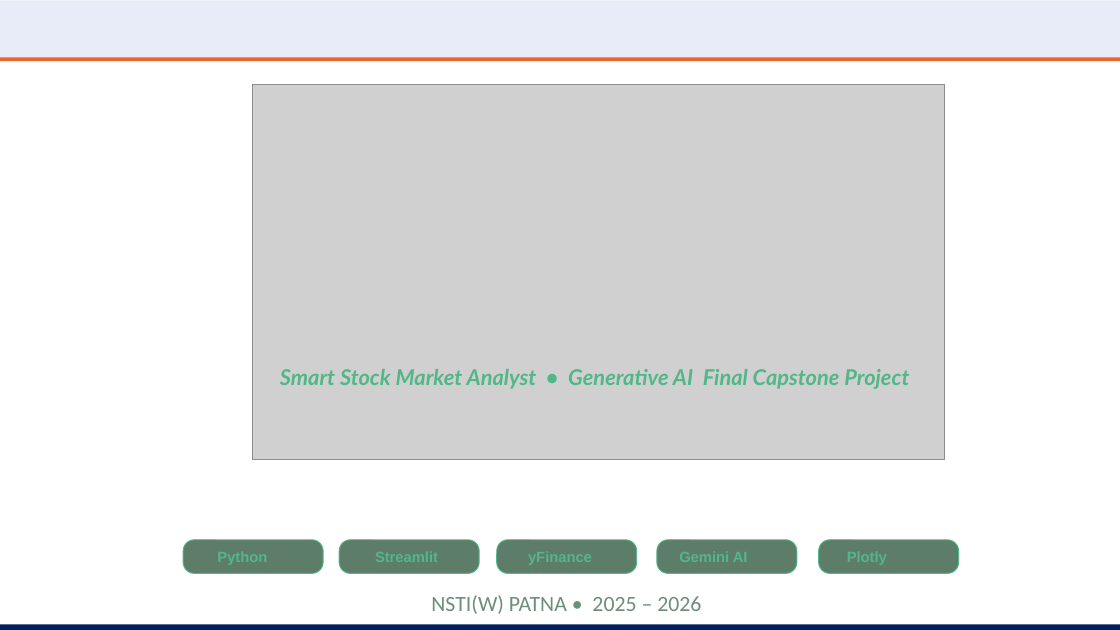
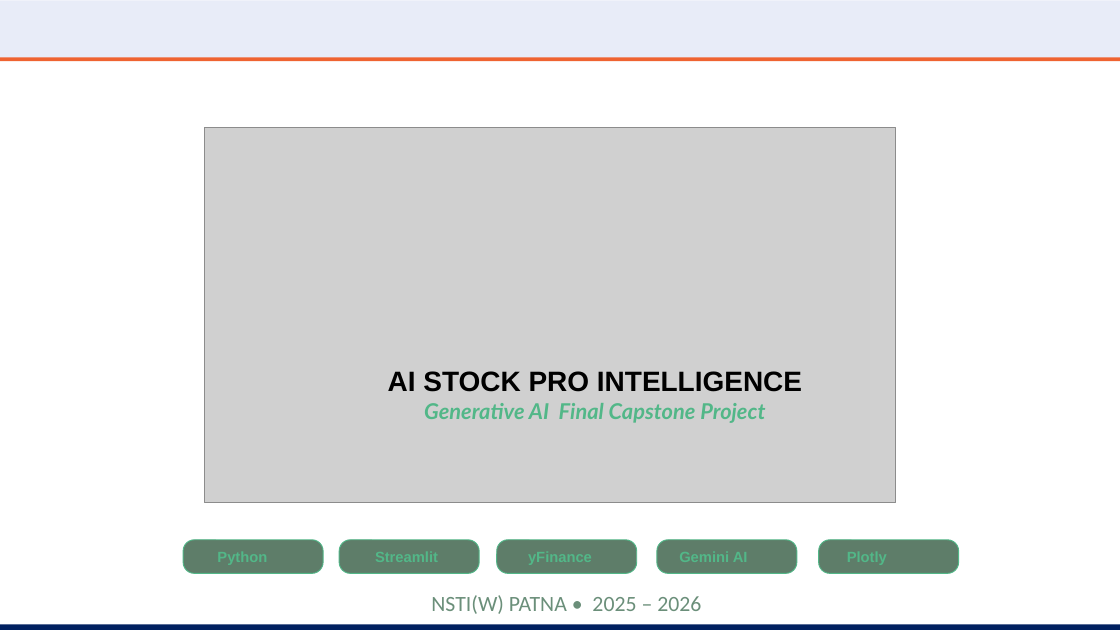
Before and after one commit to alisherpatkhan7-web/Final-Capston-Project-Finance-Generative-AI, a slide deck: slide 8 of Smart_Stock_Market_PPT.pptx (slide 7 before the commit). Drawn at 1120x630 pixels with LibreOffice and Linux fonts; fonts in the diff are those of the drawing; grey boxes stand for pictures; background and template pictures are left out. Boxes give left, top, right and bottom in pixels: in the first picture for what was removed or moved away, otherwise in the second. Text is boxed around its words. In the diff, an @@ line names an element or a change of style, - is before the commit and + after.

Commit message:
Initial commit: AI Stock Pro Analyst

```diff
--- a/Smart_Stock_Market_PPT.pptx
+++ b/Smart_Stock_Market_PPT.pptx
@@ picture: place and size @@
-picture at bbox=[253, 84, 945, 459]
+picture at bbox=[204, 128, 896, 503]
@@ text at bbox=[388, 371, 802, 423]: text changed @@
-Smart Stock Market Analyst • Generative AI Final Capstone Project
+AI STOCK PRO INTELLIGENCE
+Generative AI Final Capstone Project
```
Also in this commit, not shown: 4 other slides changed, 1 slide added, 5 other files.
